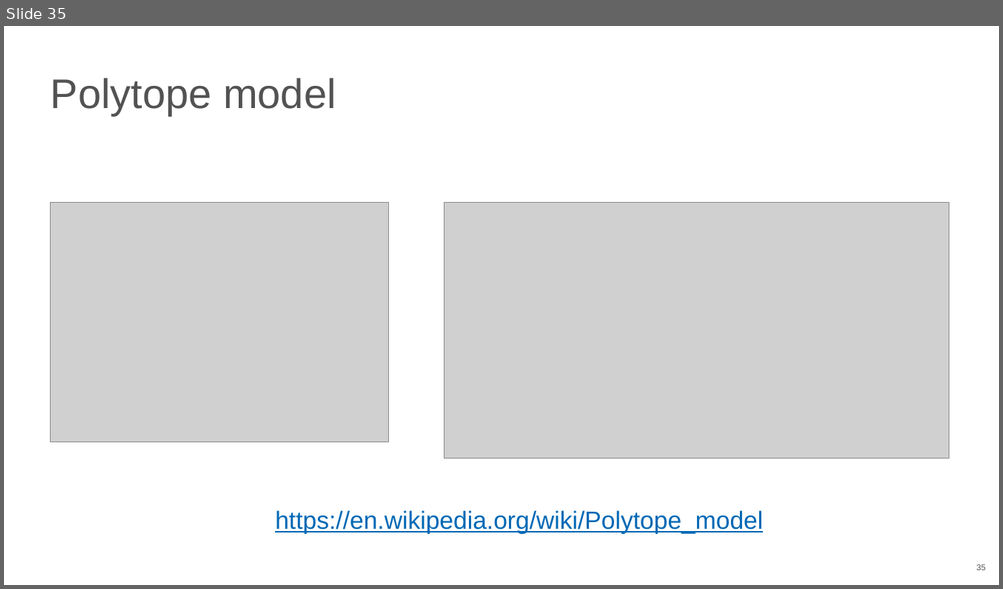
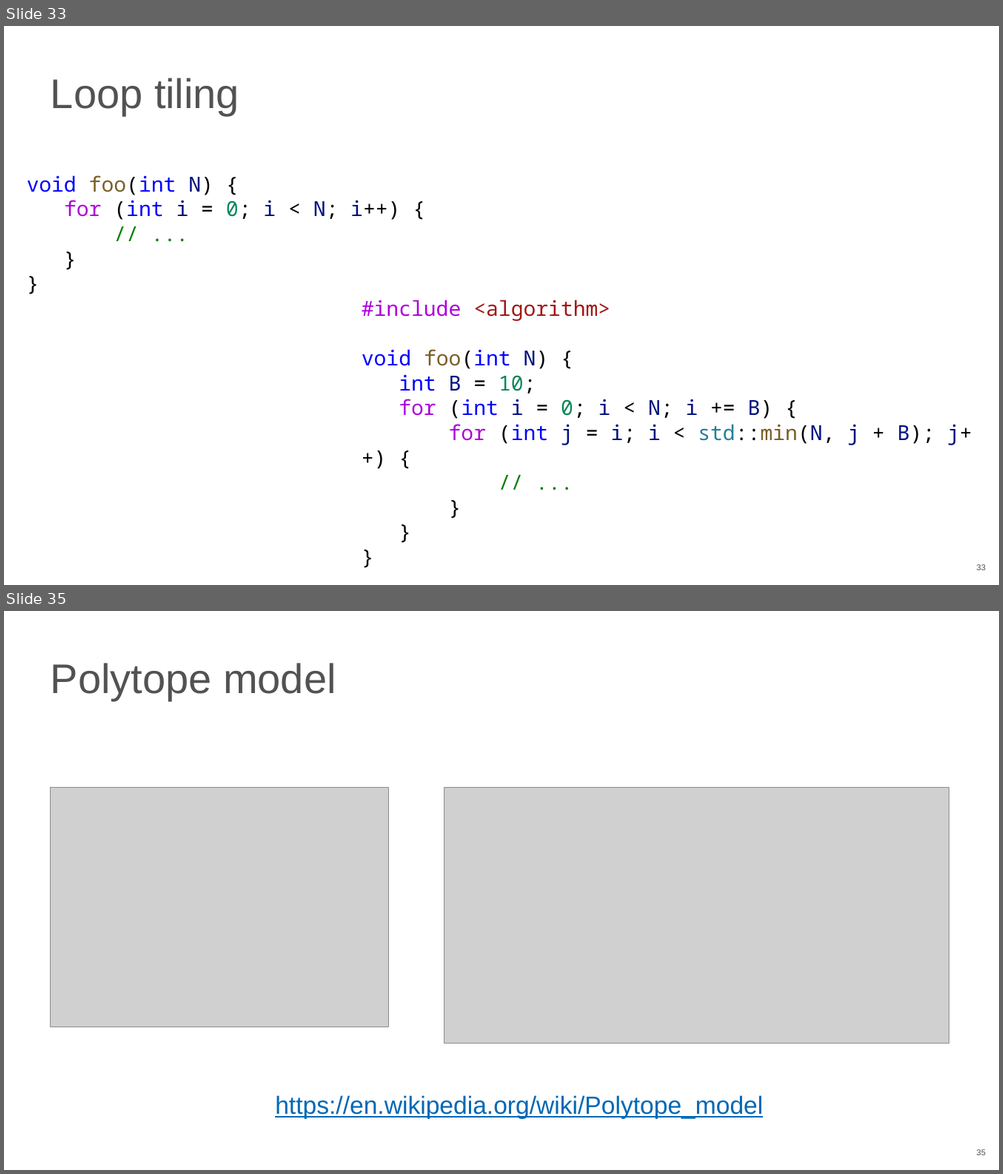
Before and after one commit to NN-complr-tech/Complr-course-lectures, a slide deck: 06-Optimizations-2.pptx. Shown one above the other, each under a label of ours: slide 35 before the commit, slides 33 and 35 after it; the slides between them are not shown. The pictures are 1003x589 and 1003x1174 pixels, drawn with LibreOffice and Linux fonts; fonts in the diff are those of the drawing; grey boxes stand for pictures. Boxes give left, top, right and bottom in pixels: in the first picture for what was removed or moved away, otherwise in the second. Text is boxed around its words. In the diff, an @@ line names an element or a change of style, - is before the commit and + after.

Commit message:
Update 06-Optimizations-2 slides (2026)
- Fix typo on loop unroll/reroll slides
- Convert loop example screenshots to the text

```diff
--- a/06-Optimizations-2.pptx
+++ b/06-Optimizations-2.pptx
@@ slide 33 added at <box>4,26,999,585</box>, background #FFFFFF; not listed: 1 template element that a slide beside it also shows @@
@@ title added at <box>51,78,239,116</box>, 40 pt, text #525252 @@
+Loop tiling
@@ text added at <box>27,175,400,220</box>, 20 pt, text #000000 @@
+void foo(int N) {
+for (int i = 0; i < N; i++) {
+// ...
+}
+}
@@ text added at <box>361,300,972,446</box>, 20 pt, text #000000 @@
+#include <algorithm>
+void foo(int N) {
+int B = 10;
+for (int i = 0; i < N; i += B) {
+for (int j = i; i < std::min(N, j + B); j++) {
+// ...
+}
+}
+}
```
Also in this commit, not shown: 1 slide changed, 9 other slides added, 10 slides removed.
